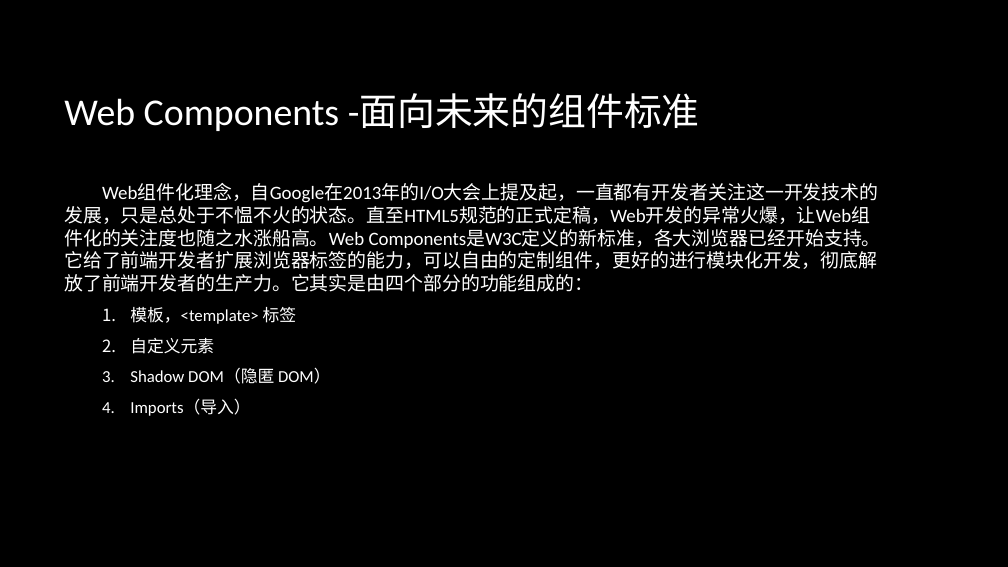
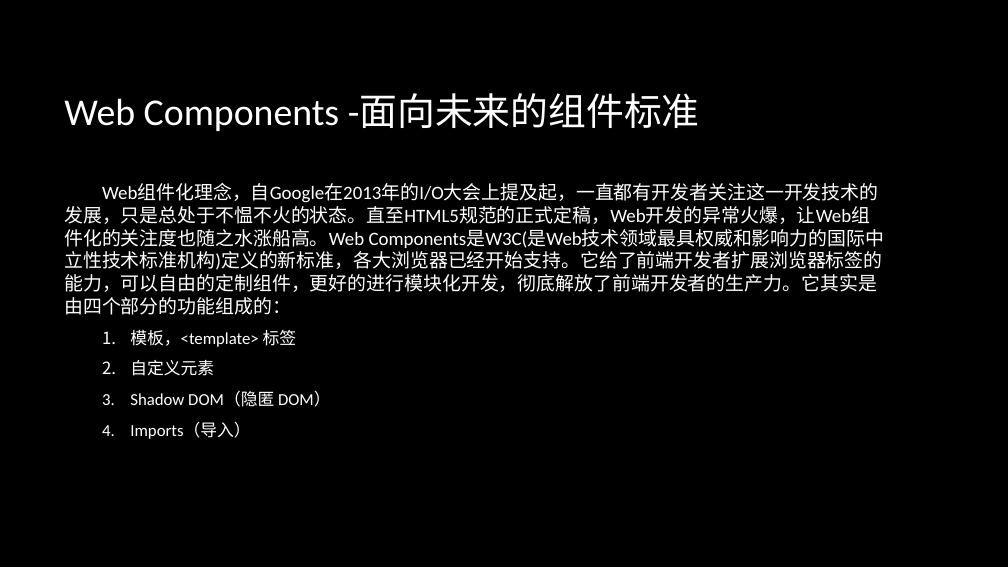
Before and after one commit to zhanglingkang/study, a slide deck: slide 3 of article/front-end/前端技术分享.pptx. Drawn at 1008x567 pixels with LibreOffice and Linux fonts; fonts in the diff are those of the drawing; background and template pictures are left out. Boxes give left, top, right and bottom in pixels: in the first picture for what was removed or moved away, otherwise in the second. Text is boxed around its words. In the diff, an @@ line names an element or a change of style, - is before the commit and + after.

Commit message:
update fe ppt

```diff
--- a/article/front-end/前端技术分享.pptx
+++ b/article/front-end/前端技术分享.pptx
@@ text at box(64, 184, 885, 315): text changed @@
-Web组件化理念，自Google在2013年的I/O大会上提及起，一直都有开发者关注这一开发技术的发展，只是总处于不愠不火的状态。直至HTML5规范的正式定稿，Web开发的异常火爆，让Web组件化的关注度也随之水涨船高。Web Components是W3C定义的新标准，各大浏览器已经开始支持。它给了前端开发者扩展浏览器标签的能力，可以自由的定制组件，更好的进行模块化开发，彻底解放了前端开发者的生产力。它其实是由四个部分的功能组成的：
+Web组件化理念，自Google在2013年的I/O大会上提及起，一直都有开发者关注这一开发技术的发展，只是总处于不愠不火的状态。直至HTML5规范的正式定稿，Web开发的异常火爆，让Web组件化的关注度也随之水涨船高。Web Components是W3C(是Web技术领域最具权威和影响力的国际中立性技术标准机构)定义的新标准，各大浏览器已经开始支持。它给了前端开发者扩展浏览器标签的能力，可以自由的定制组件，更好的进行模块化开发，彻底解放了前端开发者的生产力。它其实是由四个部分的功能组成的：
```
Also in this commit, not shown: 2 other slides changed, 7 slides added, 1 other file.
